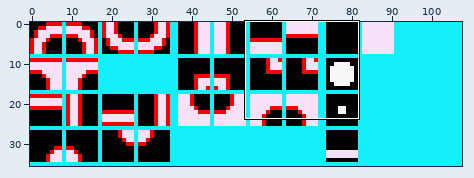
File history of a sprite sheet, Ms. Pacman/Game/Tileset 1.png. The first picture is a wide view before the edit; the outline marks the close-up.
Close-up. First the earlier version:
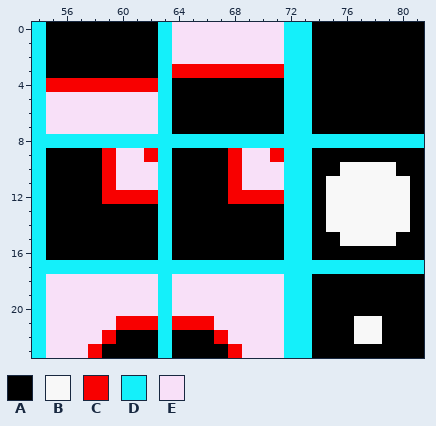
The file is 108x36 pixels. Colours within 5 levels of each other are drawn and written as one. Shown: x 54..81, y 0..23.
Palette (. is transparent): A #000000  B #f8f8f8  C #f80000  D #14f0fa  E #f8e0f8
Pixels before, first column x 54:
 0 DAAAAAAAADEEEEEEEEDDAAAAAAAA
 1 DAAAAAAAADEEEEEEEEDDAAAAAAAA
 2 DAAAAAAAADEEEEEEEEDDAAAAAAAA
 3 DAAAAAAAADCCCCCCCCDDAAAAAAAA
 4 DCCCCCCCCDAAAAAAAADDAAAAAAAA
 5 DEEEEEEEEDAAAAAAAADDAAAAAAAA
 6 DEEEEEEEEDAAAAAAAADDAAAAAAAA
 7 DEEEEEEEEDAAAAAAAADDAAAAAAAA
 8 DDDDDDDDDDDDDDDDDDDDDDDDDDDD
 9 DAAAACEECDAAAACEECDDAAAAAAAA
10 DAAAACEEEDAAAACEEEDDAABBBBAA
11 DAAAACEEEDAAAACEEEDDABBBBBBA
12 DAAAACCCCDAAAACCCCDDABBBBBBA
13 DAAAAAAAADAAAAAAAADDABBBBBBA
14 DAAAAAAAADAAAAAAAADDABBBBBBA
15 DAAAAAAAADAAAAAAAADDAABBBBAA
16 DAAAAAAAADAAAAAAAADDAAAAAAAA
17 DDDDDDDDDDDDDDDDDDDDDDDDDDDD
18 DEEEEEEEEDEEEEEEEEDDAAAAAAAA
19 DEEEEEEEEDEEEEEEEEDDAAAAAAAA
20 DEEEEEEEEDEEEEEEEEDDAAAAAAAA
21 DEEEEECCCDCCCEEEEEDDAAABBAAA
22 DEEEECAAADAAACEEEEDDAAABBAAA
23 DEEECAAAADAAAACEEEDDAAAAAAAA
New version:
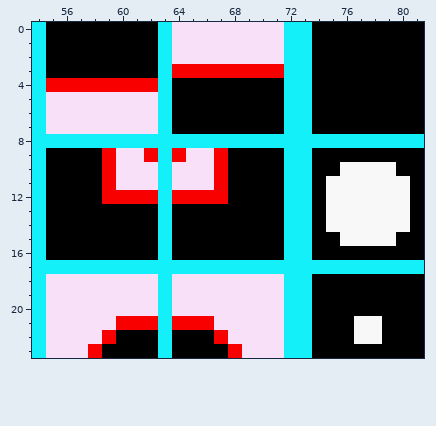
Log entry: Map 1 full created
Edits made:
Changed rows in their new state; - is an unchanged pixel.
first column x 64:
 9 CEECAAAA
10 EEECAAAA
11 EEECAAAA
12 CCCCAAAA
